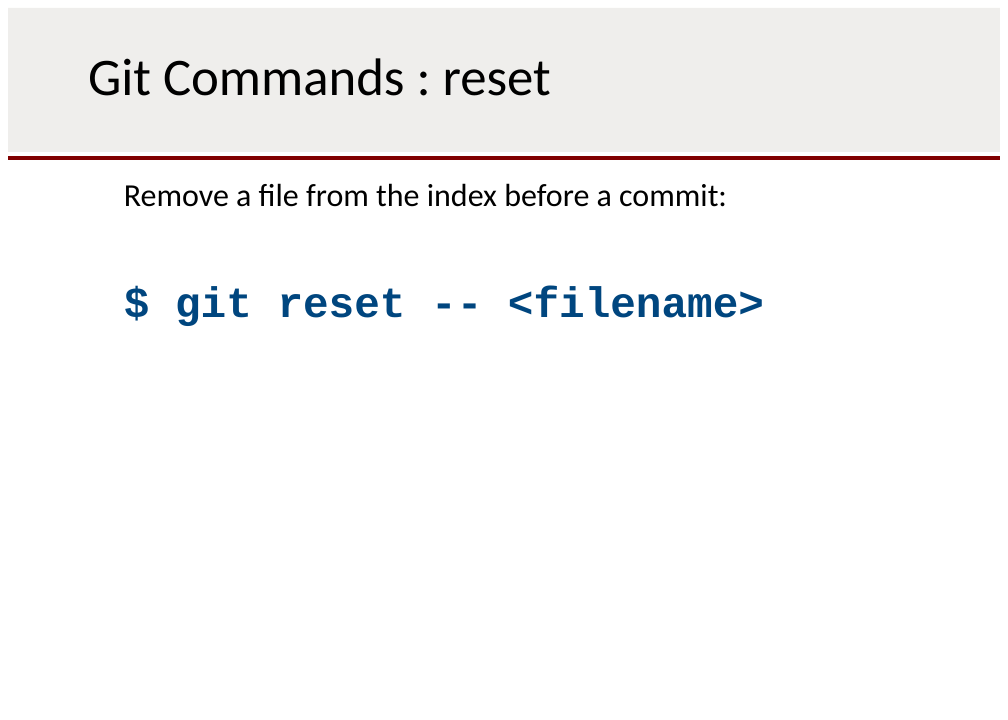
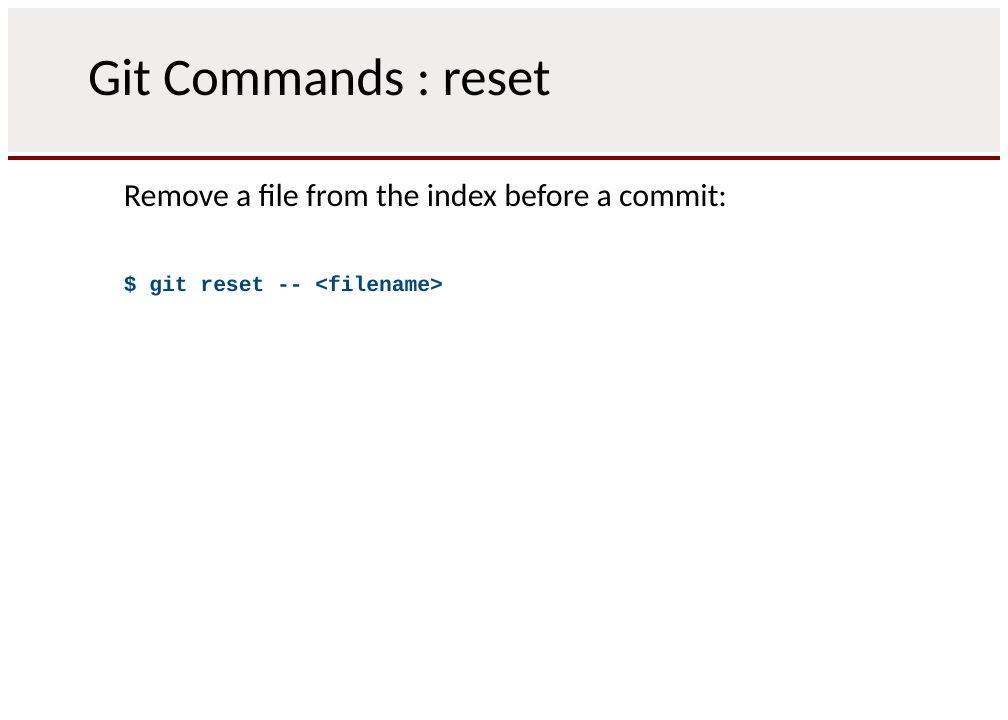
Before and after one commit to rbuck/git-started, a slide deck: slide 48 of docs/training/presentation/gitintro.pptx. Drawn at 1008x720 pixels with LibreOffice and Linux fonts; fonts in the diff are those of the drawing. Boxes give left, top, right and bottom in pixels: in the first picture for what was removed or moved away, otherwise in the second. Text is boxed around its words. In the diff, an @@ line names an element or a change of style, - is before the commit and + after.

Commit message:
Restructure presentation and format example commands.

```diff
--- a/docs/training/presentation/gitintro.pptx
+++ b/docs/training/presentation/gitintro.pptx
@@ text at (x1=149, y1=276, x2=443, y2=296): size 32 to 16 pt in "$ git reset -- <filename>"; less space between paragraphs @@
```
Also in this commit, not shown: 27 other slides changed, 1 slide added, 1 slide removed.
